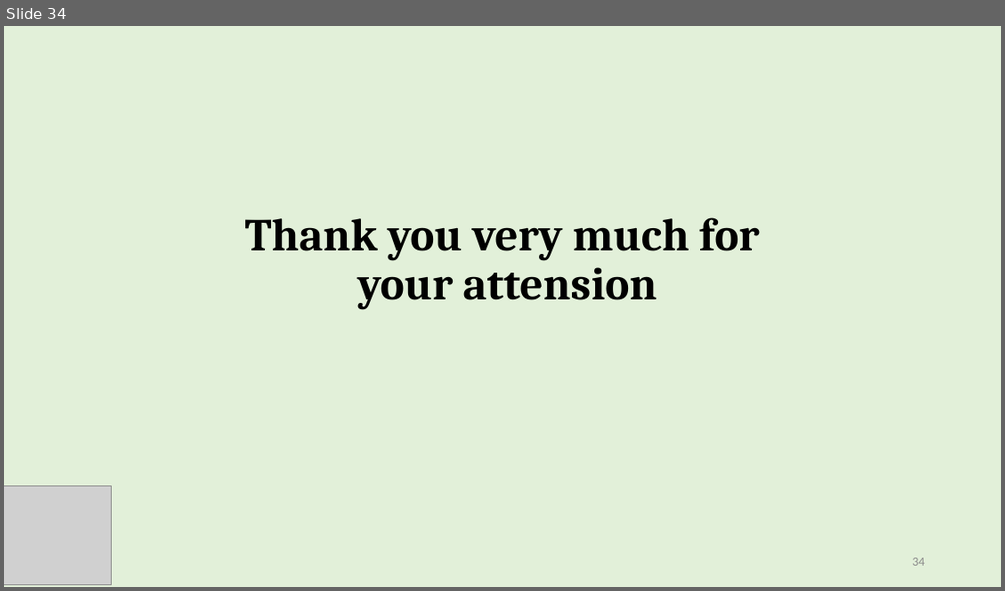
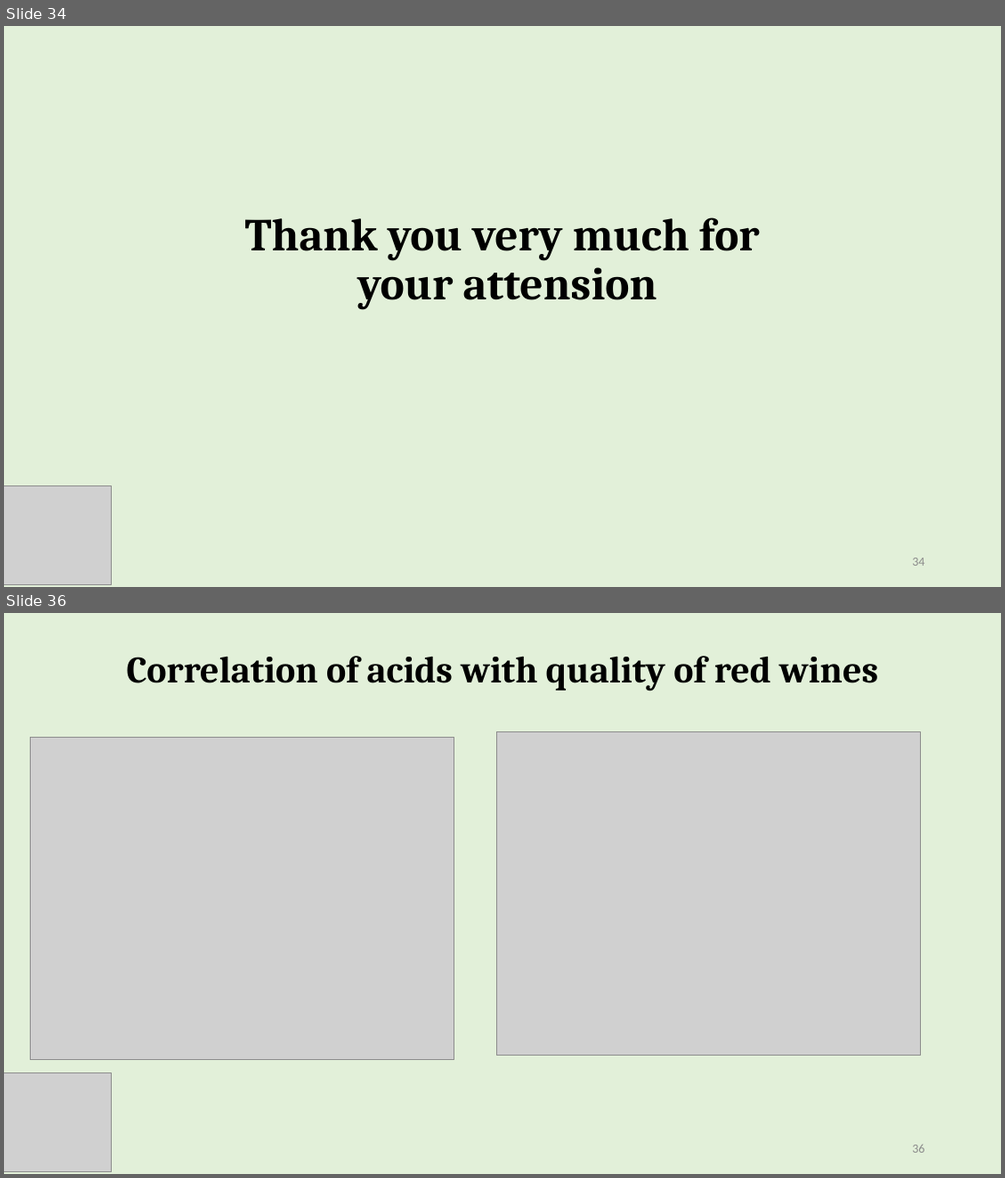
Before and after one commit to baes2021/P2-wine-EDA, a slide deck: preliminary/Figs/Presentation1.pptx. Shown one above the other, each under a label of ours: slide 34 before the commit, slides 34 and 36 after it; the slides between them are not shown. The pictures are 1005x591 and 1005x1178 pixels, drawn with LibreOffice and Linux fonts; fonts in the diff are those of the drawing; grey boxes stand for pictures. Boxes give left, top, right and bottom in pixels: in the first picture for what was removed or moved away, otherwise in the second. Text is boxed around its words. In the diff, an @@ line names an element or a change of style, - is before the commit and + after.

```diff
--- a/preliminary/Figs/Presentation1.pptx
+++ b/preliminary/Figs/Presentation1.pptx
@@ slide 36 added at (4, 613, 1001, 1174), background #E2F0D9 @@
@@ title added at (127, 656, 878, 691), 36 pt, text #000000, bold @@
+Correlation of acids with quality of red wines
@@ picture added at (30, 737, 454, 1060) @@
@@ picture added at (496, 732, 920, 1055) @@
@@ picture added at (4, 1072, 111, 1171) @@
@@ page number added at (912, 1144, 924, 1152), 12 pt, text #8C8C8C @@
+36
```
Also in this commit, not shown: 21 other slides added, 18 other files.
